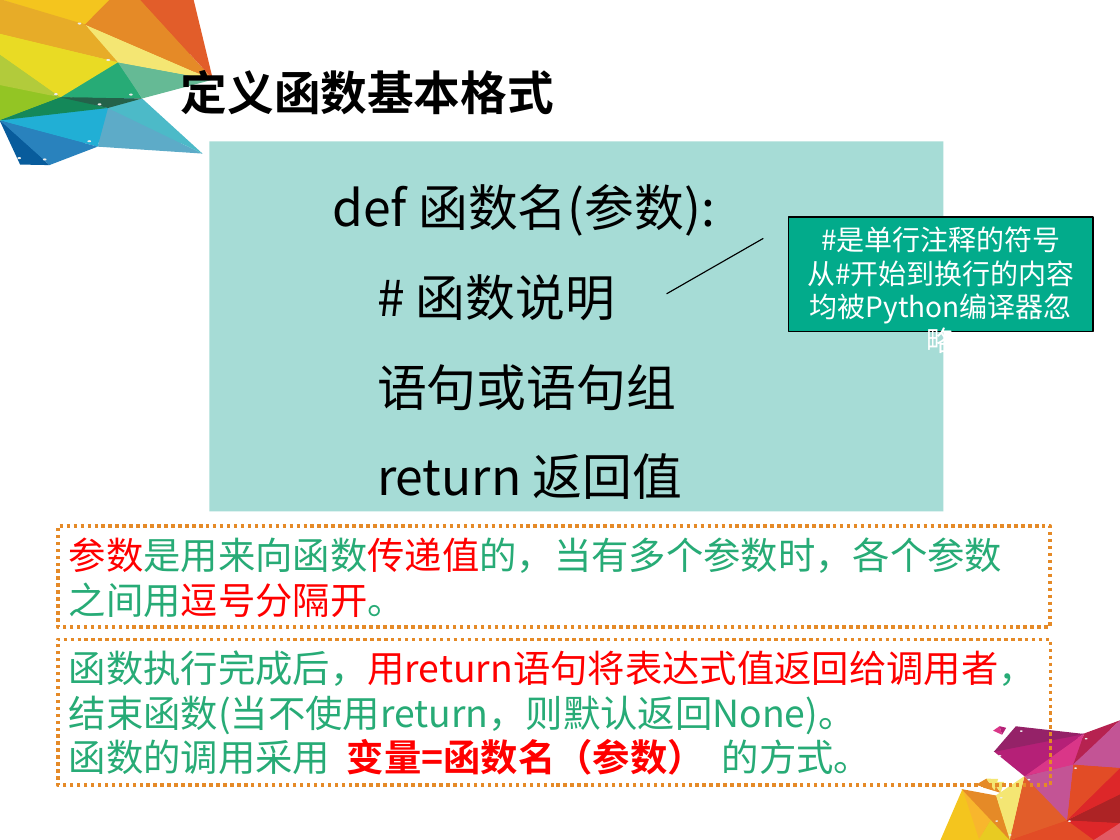
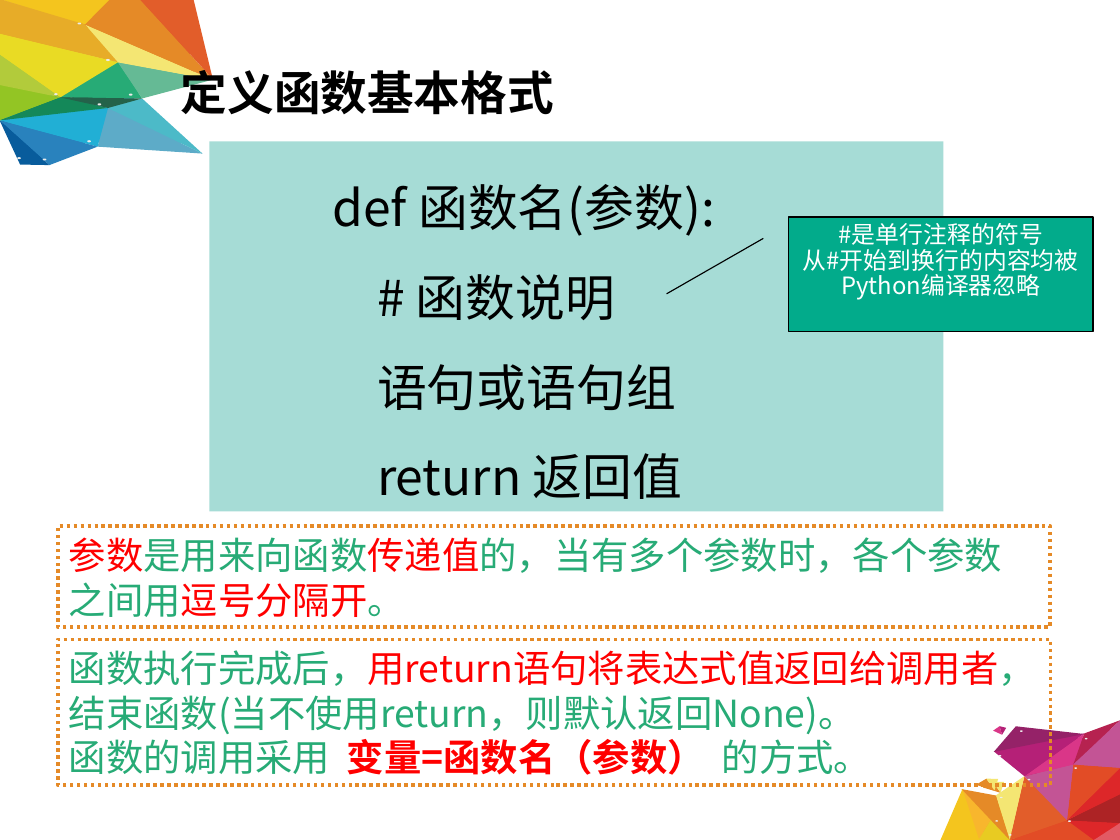
Before and after one commit to hongm32/2020design, a slide deck: slide 7 of 【第07课】2.4可以复用的代码/【第07课】2.4可以复用的代码.ppt. Drawn at 1120x840 pixels with LibreOffice and Linux fonts; fonts in the diff are those of the drawing. Boxes give left, top, right and bottom in pixels: in the first picture for what was removed or moved away, otherwise in the second. Text is boxed around its words. In the diff, an @@ line names an element or a change of style, - is before the commit and + after.

```diff
--- a/【第07课】2.4可以复用的代码/【第07课】2.4可以复用的代码.ppt
+++ b/【第07课】2.4可以复用的代码/【第07课】2.4可以复用的代码.ppt
@@ border callout "#是单行注释的符号" at (788, 217, 1093, 332): size 18 to 15.3 pt; line spacing 1 to 0.9 @@
```
Also in this commit, not shown: 3 other slides changed, 1 slide added, 3 other files.
